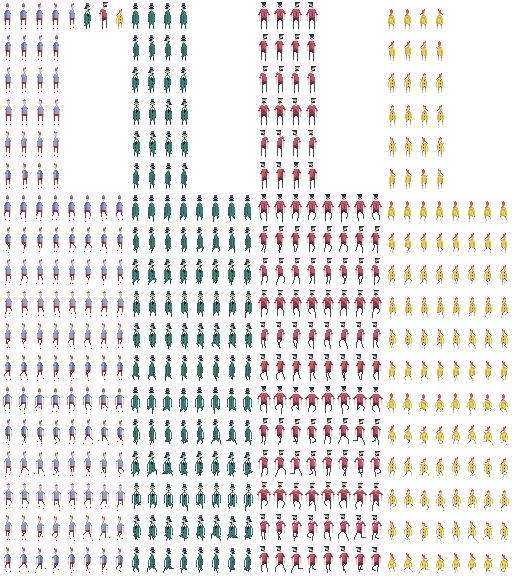
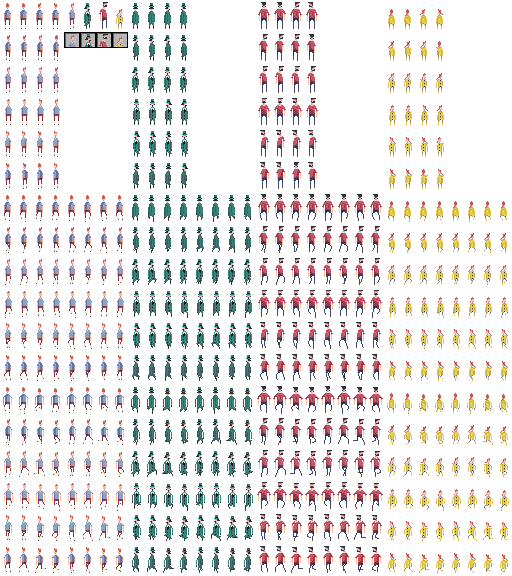
Layers edited between the first and the second (512, 576) image:
painted on "Yellow" over left=393, top=137, right=442, bottom=143
added layer "Portrait yellow" above "Portrait red" over left=112, top=32, right=128, bottom=48
added layer "Portrait red" above "Portrait green" over left=96, top=32, right=112, bottom=48
added layer "Portrait green" above "Portrait blue" over left=80, top=32, right=96, bottom=48
added layer "Portrait blue" above "Team" over left=64, top=32, right=80, bottom=48
